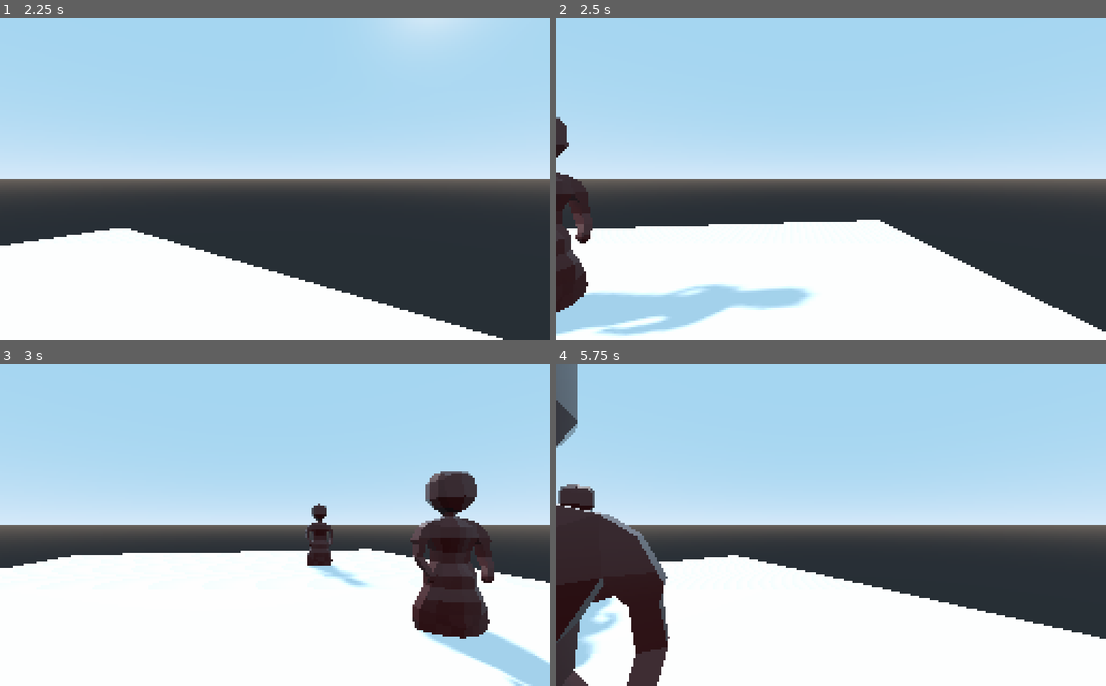
Above: before the commit, frames 1-4 (two rows, left to right).
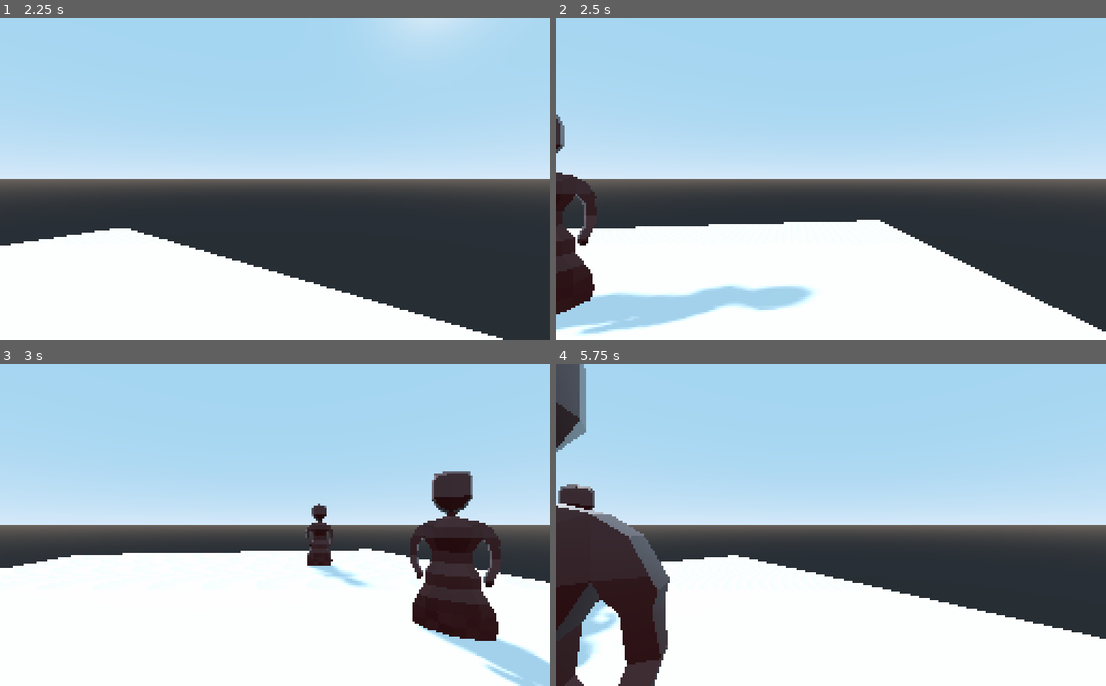
Above: after the commit, the same moments.

Repository: jaret-queercoded/Grotesque
Game: Godot game, scene res://Main.tscn
Two runs of this game, one before a commit and one after it. Both use one fixed random seed, a clock stepped at 60 frames per second and the inputs below.
Inputs:
- Up to frame 1 (2.25 s): tap Enter at 0.5 s; hold W (move_forward) 0.53-2.03 s; tap E (interact) at 0.6, 1.35, 2.1 s; hold A (turn_left) from 2.03 s (still down)
- Up to frame 2 (2.5 s): keep holding A (turn_left)
- Up to frame 3 (3 s): keep holding A (turn_left); tap E (interact) at 2.85 s
- Up to frame 4 (5.75 s): release A (turn_left) at 3.53 s; hold S (move_back) 3.53-4.28 s; tap E (interact) at 3.6, 4.35, 5.1 s; hold D (turn_right) 4.28-5.03 s; hold W (move_forward) from 5.03 s (still down)

Frame 1 is identical in both runs. In frame 2, 2.0% of the frame differs, in the area x 0-47%, y 30-99%; in frame 3, 2.1%; in frame 4, 3.3%, in the area x 0-21%, y 0-100%.

Commit message:
Removed the person looking back at original target because I realized that implementation wouldn't allow you to rotate the person at all while placing them or they would always go back to face to the same direction even if that wasn't the direction placed

Diff:
--- a/Person.gd
+++ b/Person.gd
@@ -2,9 +2,7 @@
 
 var target
 
-var speed = 1
-
-var original_direction_target
+export var speed = 1
 
 export var can_interact = true
 
@@ -17,16 +15,14 @@
 
 const DIALOG = preload("res://DialogBox.tscn")
 
-func _ready():
-	original_direction_target = transform.origin
-	original_direction_target.z -= .01
-
 func _physics_process(delta):
 	if target:
 		look_at_target(target.transform.origin, delta)
-
-	else:
-		look_at_target(original_direction_target, delta)
+		# TODO do I want the person to turn and look back at what they are focusing
+		# on. Maybe I should have somefocus and maybe I should code it that if the
+		# person is given a object to focus on they will go back to focus on that
+		# when the player leaves the look at area. Not sure but I think that I
+		# shelve this idea for now
 
 
 func look_at_target(target_position, delta):
